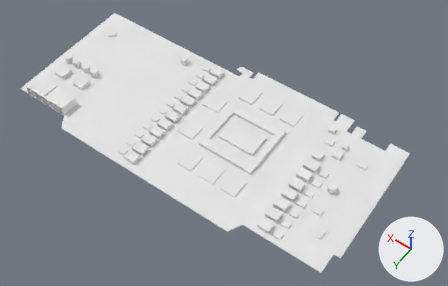
Renders of the Blender file Mr.IranNejad/PCB.blend from each side of a commit.
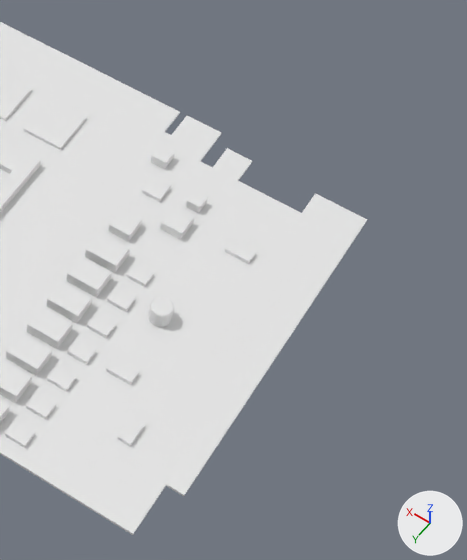
Each version appears first whole from a 50 mm camera at (-17.5, 22.5, 34.3) aimed at (-1.7, 0.4, -0.4), and next in a close-up on the part from 60% to 100% of the width and 24% to 99% of the height. Lighting does not change. The marker at lower right points along +X, +Y and +Z.

The older version as bpy lines, for what is in view:
```python
me_cube = bpy.data.meshes.new('Cube')
me_cube.from_pydata(...)  # 456 vertices, 285 faces; spans x -10.5..15.8, y -7.4..7.7, z -1.1..2.2
me_cylinder = bpy.data.meshes.new('Cylinder')
me_cylinder.from_pydata(...)  # 180 vertices, 126 faces; spans x -17.0..6.2, y -4.3..1.4, z -0.3..0.2
me_cylinder.polygons.foreach_set('use_smooth', [True] * 126)
me_pcb = bpy.data.meshes.new('PCB')
me_pcb.from_pydata(...)  # 221 vertices, 137 faces; spans x -10.7..9.6, y -13.1..11.1, z -0.1..1.5
me_pcb.polygons.foreach_set('use_smooth', [True] * 137)
ob_capacitor = bpy.data.objects.new('Capacitor', me_cylinder)
ob_capacitor.location = (6.71, 0.01, 0.32)
ob_cube = bpy.data.objects.new('Cube', me_cube)
ob_cube.location = (-1.81, 0.34, 0.11)
ob_cube.scale = (0.9, 0.71, 0.103)
ob_pcb = bpy.data.objects.new('PCB', me_pcb)
ob_pcb.location = (1.06, 0.42, 0.01)
ob_pcb.scale = (1.3, 0.53, 0.53)
# also in view: 'Core' at (-2.7, -0.4, 0.1)
```
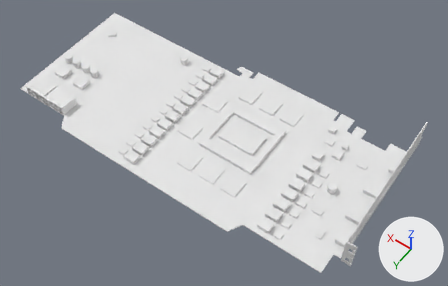
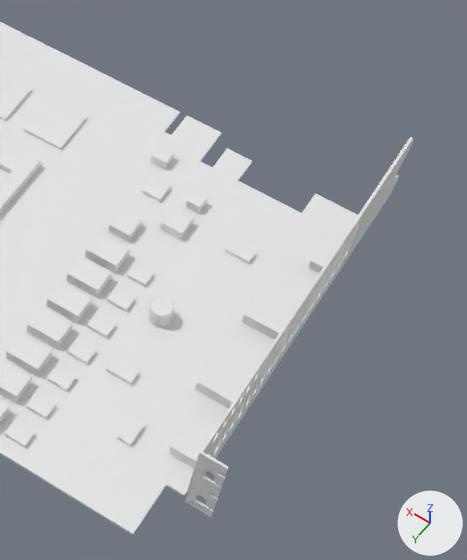
Where the newer file only moved an object's origin or applied its transform, the numbers keep the older frame.

What changed in the scene script:
```text
Change me_cube:
    used by ob_cube; location = (-1.81, 0.34, 0.11); scale = (0.9, 0.71, 0.103)
    remove me_cube.from_pydata(...)  # 456 vertices, 285 faces; spans x -10.5..15.8, y -7.4..7.7, z -1.1..2.2
    add me_cube.from_pydata(...)  # 552 vertices, 349 faces; spans x -12.4..15.8, y -7.4..7.7, z -1.1..2.3
    me_cube part 1: a new loose piece of 26 vertices spanning x -12.4..-11.4, y 2.1..3.8, z -0.9..2.2
    me_cube part 2: a new loose piece of 24 vertices spanning x -12.4..-11.7, y -6.7..-5.8, z -0.9..2.0
    me_cube part 3: a new loose piece of 23 vertices spanning x -12.4..-11.0, y -4.9..-2.3, z -0.9..2.3
    me_cube part 4: a new loose piece of 23 vertices spanning x -12.4..-11.0, y -1.5..1.1, z -0.9..2.3
Add me_i_o:
    me_i_o.from_pydata(...)  # 348 vertices, 244 faces; spans x -0.59..0.12, y -7.52..3.87, z -1.23..1.09
Add ob_i_o:
    ob_i_o = bpy.data.objects.new('I/O', me_i_o)
    ob_i_o.location = (-13.08, 0.01, 1.11)
```

Where the change shows, as pixel boxes (x1, y1, x2, y2) in the close-ups (467 x 560 px):
'I/O', added: after (185, 137, 413, 517)
part 1 of me_cube, added: after (169, 410, 218, 468)
part 2 of me_cube, added: after (309, 243, 335, 273)
part 3 of me_cube, added: after (242, 265, 312, 340)
part 4 of me_cube, added: after (195, 330, 268, 408)
